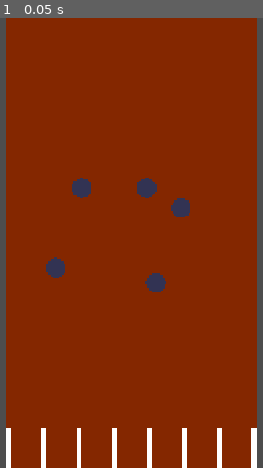
Above: before the commit, frame 1.
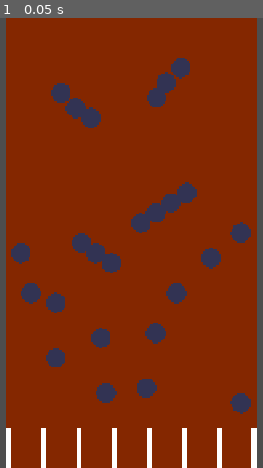
Above: after the commit, the same moment.

Repository: BenjaminVincent/jam-2
Game: Godot game, scene res://scenes/level_3.tscn
The game is run twice, just before and just after one commit, with the same random seed, the same clock (stepped at 60 frames per second) and the same inputs. This scene is started directly instead of the project's main scene.
Inputs:
- Up to frame 1 (0.05 s): no input

The runs differ from the first frame. In frame 1, 7.5% of the frame differs, in the area x 4-96%, y 8-88%.

Commit message:
Added the ACTUAL level 3

Diff:
--- a/scenes/level_3.tscn
+++ b/scenes/level_3.tscn
@@ -1,25 +1,85 @@
 [gd_scene format=3 uid="uid://gtny2ou4wwfp"]
 
-[ext_resource type="PackedScene" uid="uid://b4dcuxgl37rcj" path="res://scenes/board_standard.tscn" id="1_o05i4"]
-[ext_resource type="PackedScene" uid="uid://bvac1o2r7jw50" path="res://scenes/basic_collider.tscn" id="2_0xx7t"]
+[ext_resource type="PackedScene" uid="uid://b4dcuxgl37rcj" path="res://scenes/board_standard.tscn" id="1_h23n6"]
+[ext_resource type="PackedScene" uid="uid://bvac1o2r7jw50" path="res://scenes/basic_collider.tscn" id="2_uwxec"]
 
-[node name="LevelJustin" type="Node2D" unique_id=438883644]
+[node name="Level3" type="Node2D" unique_id=438883644]
 
-[node name="BoardStandard" parent="." unique_id=1585537679 instance=ExtResource("1_o05i4")]
+[node name="BoardStandard" parent="." unique_id=1585537679 instance=ExtResource("1_h23n6")]
 
 [node name="Colliders" type="Node2D" parent="." unique_id=1439849856]
 
-[node name="BasicCollider" parent="Colliders" unique_id=74425848 instance=ExtResource("2_0xx7t")]
-position = Vector2(520, 400)
+[node name="BasicCollider" parent="Colliders" unique_id=74425848 instance=ExtResource("2_uwxec")]
+position = Vector2(680, 312)
 
-[node name="BasicCollider2" parent="Colliders" unique_id=268174650 instance=ExtResource("2_0xx7t")]
-position = Vector2(561, 272)
+[node name="BasicCollider2" parent="Colliders" unique_id=268174650 instance=ExtResource("2_uwxec")]
+position = Vector2(552, 144)
 
-[node name="BasicCollider3" parent="Colliders" unique_id=1425729900 instance=ExtResource("2_0xx7t")]
-position = Vector2(720, 304)
+[node name="BasicCollider3" parent="Colliders" unique_id=1425729900 instance=ExtResource("2_uwxec")]
+position = Vector2(656, 328)
 
-[node name="BasicCollider4" parent="Colliders" unique_id=166848228 instance=ExtResource("2_0xx7t")]
-position = Vector2(680, 424)
+[node name="BasicCollider11" parent="Colliders" unique_id=1744187128 instance=ExtResource("2_uwxec")]
+position = Vector2(561, 360)
 
-[node name="BasicCollider5" parent="Colliders" unique_id=675222959 instance=ExtResource("2_0xx7t")]
-position = Vector2(665, 272)
+[node name="BasicCollider12" parent="Colliders" unique_id=1941716188 instance=ExtResource("2_uwxec")]
+position = Vector2(584, 376)
+
+[node name="BasicCollider13" parent="Colliders" unique_id=897544365 instance=ExtResource("2_uwxec")]
+position = Vector2(609, 392)
+
+[node name="BasicCollider14" parent="Colliders" unique_id=67863067 instance=ExtResource("2_uwxec")]
+position = Vector2(816, 344)
+
+[node name="BasicCollider16" parent="Colliders" unique_id=521838855 instance=ExtResource("2_uwxec")]
+position = Vector2(768, 384)
+
+[node name="BasicCollider17" parent="Colliders" unique_id=1501320153 instance=ExtResource("2_uwxec")]
+position = Vector2(520, 456)
+
+[node name="BasicCollider18" parent="Colliders" unique_id=936991572 instance=ExtResource("2_uwxec")]
+position = Vector2(592, 512)
+
+[node name="BasicCollider19" parent="Colliders" unique_id=1396590005 instance=ExtResource("2_uwxec")]
+position = Vector2(480, 440)
+
+[node name="BasicCollider20" parent="Colliders" unique_id=65844169 instance=ExtResource("2_uwxec")]
+position = Vector2(520, 544)
+
+[node name="BasicCollider22" parent="Colliders" unique_id=1636184470 instance=ExtResource("2_uwxec")]
+position = Vector2(665, 592)
+
+[node name="BasicCollider21" parent="Colliders" unique_id=1650984560 instance=ExtResource("2_uwxec")]
+position = Vector2(600, 600)
+
+[node name="BasicCollider23" parent="Colliders" unique_id=1707781808 instance=ExtResource("2_uwxec")]
+position = Vector2(680, 504)
+
+[node name="BasicCollider24" parent="Colliders" unique_id=1418728258 instance=ExtResource("2_uwxec")]
+position = Vector2(713, 440)
+
+[node name="BasicCollider25" parent="Colliders" unique_id=731960811 instance=ExtResource("2_uwxec")]
+position = Vector2(816, 616)
+
+[node name="BasicCollider15" parent="Colliders" unique_id=310948908 instance=ExtResource("2_uwxec")]
+position = Vector2(464, 376)
+
+[node name="BasicCollider7" parent="Colliders" unique_id=39187386 instance=ExtResource("2_uwxec")]
+position = Vector2(528, 120)
+
+[node name="BasicCollider4" parent="Colliders" unique_id=166848228 instance=ExtResource("2_uwxec")]
+position = Vector2(704, 296)
+
+[node name="BasicCollider6" parent="Colliders" unique_id=1590237452 instance=ExtResource("2_uwxec")]
+position = Vector2(681, 128)
+
+[node name="BasicCollider8" parent="Colliders" unique_id=1498583003 instance=ExtResource("2_uwxec")]
+position = Vector2(720, 80)
+
+[node name="BasicCollider9" parent="Colliders" unique_id=1035369814 instance=ExtResource("2_uwxec")]
+position = Vector2(696, 104)
+
+[node name="BasicCollider10" parent="Colliders" unique_id=420719578 instance=ExtResource("2_uwxec")]
+position = Vector2(729, 280)
+
+[node name="BasicCollider5" parent="Colliders" unique_id=675222959 instance=ExtResource("2_uwxec")]
+position = Vector2(576, 160)
